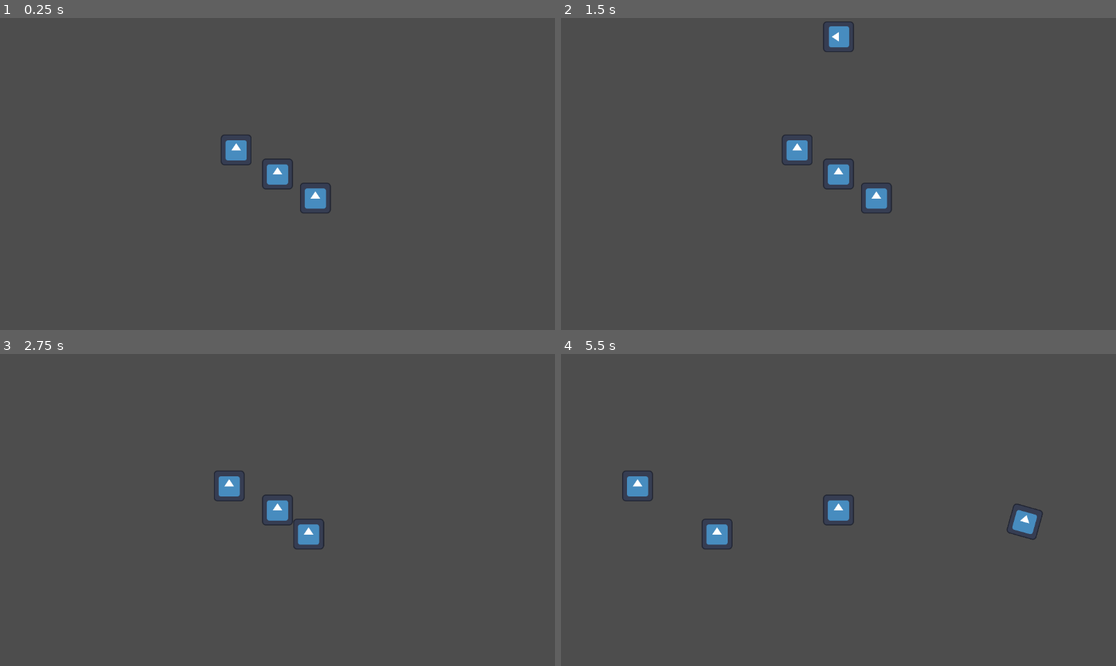
Above: before the commit, frames 1-4 (two rows, left to right).
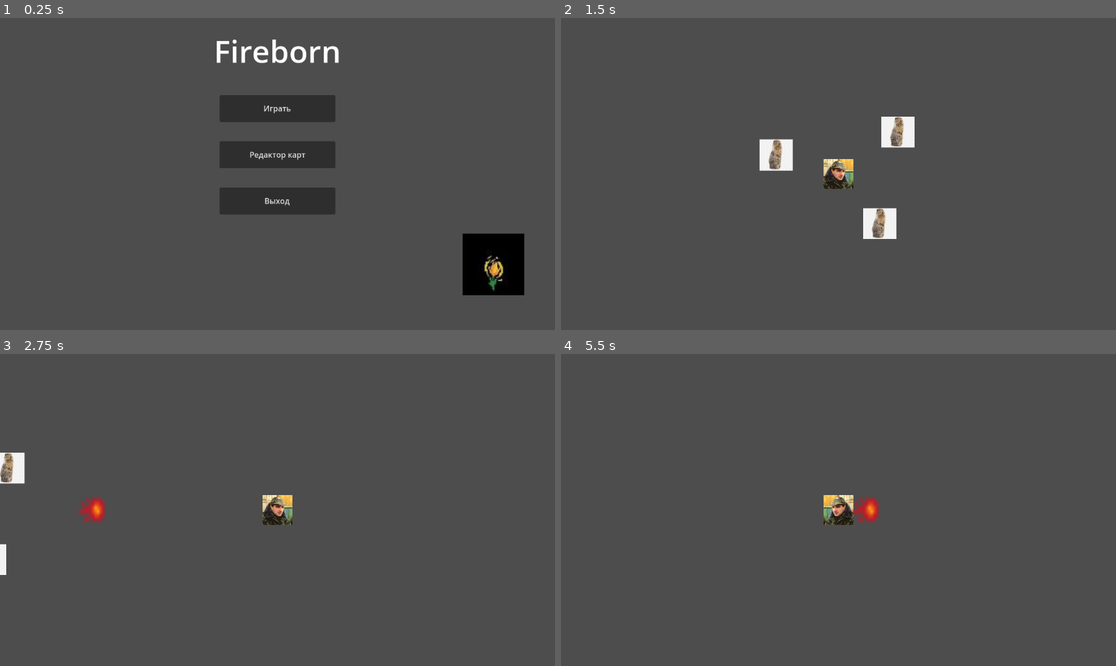
Above: after the commit, the same moments.

Repository: PoIarStar/fireborn
Game: Godot game, scene res://gui/main_menu.tscn
Two runs of this game, one before a commit and one after it. Both use one fixed random seed, a clock stepped at 60 frames per second and the inputs below. Before the commit the project starts from res://levels/basic_level.tscn. The engine's default icon, where the game draws it, is replaced by a stand-in: a white triangle on a blue panel in a dark square.
Inputs (mouse positions are in pixels of both pictures, inside the frame that each line leads up to):
- Up to frame 1 (0.25 s): no input
- Up to frame 2 (1.5 s): click (838, 155) at 0.5 s, where only the run after the commit has a clickable "Редактор карт"; click (838, 108) at 1.25 s, where only the run after the commit has a clickable "Играть"
- Up to frame 3 (2.75 s): tap Enter at 2 s; move the mouse to (277, 510) at 2.02 s; hold Right (ui_right) from 2.03 s (still down); click (277, 510) at 2.17 s
- Up to frame 4 (5.5 s): move the mouse to (871, 534) at 2.77 s; release Right (ui_right) at 2.78 s; hold Down (ui_down) 2.78-3.53 s; click (871, 534) at 2.92 s; move the mouse to (894, 441) at 3.52 s; hold Right (ui_right) 3.53-4.28 s; click (894, 441) at 3.67 s; tap Space at 4.25 s; move the mouse to (810, 572) at 4.27 s; hold Up (ui_up) 4.28-5.03 s; click (810, 572) at 4.42 s; move the mouse to (1005, 556) at 5.02 s; hold Left (ui_left) from 5.03 s (still down); click (1005, 556) at 5.17 s

The runs differ from the first frame. In frame 1, 8.3% of the frame differs, in the area x 39-95%, y 6-89%; in frame 2, 3.2%; in frame 3, 2.1%; in frame 4, 1.8%.

Commit message:
Создано главное меню, пофикшено несколько багов, пара изменений структуры чисто для удобства

Diff:
--- a/Test/archer.tscn
+++ b/Test/archer.tscn
@@ -1,9 +1,26 @@
-[gd_scene load_steps=3 format=3 uid="uid://bxf6t0hyb23xy"]
+[gd_scene load_steps=5 format=3 uid="uid://bxf6t0hyb23xy"]
 
 [ext_resource type="PackedScene" uid="uid://d1v0fvl2xqbws" path="res://core/entities/creatures/player.tscn" id="1_mdiga"]
 [ext_resource type="Script" uid="uid://obnebat4tu7" path="res://Test/archer.gd" id="2_37754"]
+[ext_resource type="Texture2D" uid="uid://bagn8rc2kxqxm" path="res://1806ee8501d5fd5a0721e020ba7f0a1b.jpg" id="3_fwkqc"]
+
+[sub_resource type="SpriteFrames" id="SpriteFrames_b245p"]
+animations = [{
+"frames": [{
+"duration": 1.0,
+"texture": ExtResource("3_fwkqc")
+}],
+"loop": true,
+"name": &"default",
+"speed": 5.0
+}]
 
 [node name="Archer" instance=ExtResource("1_mdiga")]
 script = ExtResource("2_37754")
-max_mana = 0
 max_hp = 20
+
+[node name="anims" parent="." index="2"]
+scale = Vector2(0.248, 0.248)
+sprite_frames = SubResource("SpriteFrames_b245p")
+flip_h = true
+metadata/_edit_group_ = true
--- a/Test/burning.gd
+++ b/Test/burning.gd
@@ -1,5 +1,10 @@
 class_name Burning
 extends RepeatingEffect
+
+
+func _ready() -> void:
+	super._ready()
+	print(lifetime)
 
 
 func on_impact(impact: Impact):
@@ -9,4 +14,7 @@
 			replace = true
 			break
 	if replace:
-		free()
+		queue_free()
+
+func repeat():
+	get_parent().get_parent().handle_damage(2)
--- a/Test/fired_arrow.tscn
+++ b/Test/fired_arrow.tscn
@@ -1,11 +1,28 @@
-[gd_scene load_steps=4 format=3 uid="uid://dyrjk4emulm0"]
+[gd_scene load_steps=6 format=3 uid="uid://dyrjk4emulm0"]
 
 [ext_resource type="PackedScene" uid="uid://dllqptvbpruut" path="res://Test/arrow.tscn" id="1_daike"]
-[ext_resource type="Script" uid="uid://cd6ikgfxonvf8" path="res://fired_arrow.gd" id="2_q7yhn"]
+[ext_resource type="Script" uid="uid://cd6ikgfxonvf8" path="res://Test/fired_arrow.gd" id="2_q7yhn"]
 [ext_resource type="PackedScene" uid="uid://cu0fw2u6xdfum" path="res://Test/burning.tscn" id="3_q7yhn"]
+[ext_resource type="Texture2D" uid="uid://cn2nf0e1wkunm" path="res://fireballs.png" id="4_inprm"]
+
+[sub_resource type="SpriteFrames" id="SpriteFrames_5dffe"]
+animations = [{
+"frames": [{
+"duration": 1.0,
+"texture": ExtResource("4_inprm")
+}],
+"loop": true,
+"name": &"default",
+"speed": 5.0
+}]
 
 [node name="FiredArrow" instance=ExtResource("1_daike")]
 script = ExtResource("2_q7yhn")
 burning = ExtResource("3_q7yhn")
 
+[node name="anims" parent="." index="2"]
+position = Vector2(-1, -1)
+scale = Vector2(10.6667, 16)
+sprite_frames = SubResource("SpriteFrames_5dffe")
+
 [connection signal="mouse_entered" from="InteractionRange" to="." method="_on_interaction_range_mouse_entered"]
--- a/Test/gopher.tscn
+++ b/Test/gopher.tscn
@@ -1,7 +1,27 @@
-[gd_scene load_steps=3 format=3 uid="uid://c8ppibanuhdv"]
+[gd_scene load_steps=5 format=3 uid="uid://c8ppibanuhdv"]
 
 [ext_resource type="PackedScene" uid="uid://cnmdhe1b5g437" path="res://core/entities/creatures/creature.tscn" id="1_3t00j"]
 [ext_resource type="Script" uid="uid://c6dfhcc5necb3" path="res://Test/gopher.gd" id="2_h4opi"]
+[ext_resource type="Texture2D" uid="uid://cld7p87hqh1uo" path="res://i.webp" id="3_h4opi"]
+
+[sub_resource type="SpriteFrames" id="SpriteFrames_exsxy"]
+animations = [{
+"frames": [{
+"duration": 1.0,
+"texture": ExtResource("3_h4opi")
+}],
+"loop": true,
+"name": &"new_animation",
+"speed": 5.0
+}]
 
 [node name="Gopher" instance=ExtResource("1_3t00j")]
 script = ExtResource("2_h4opi")
+max_hp = 20
+
+[node name="anims" parent="." index="2"]
+position = Vector2(1, 1)
+scale = Vector2(0.15, 0.15)
+sprite_frames = SubResource("SpriteFrames_exsxy")
+animation = &"new_animation"
+metadata/_edit_group_ = true
--- a/core/entities/attacks/arrow_attack.gd
+++ b/core/entities/attacks/arrow_attack.gd
@@ -5,7 +5,6 @@
 func activate(attacker: Player, direction: Vector2) -> void:  ## Активирует атаку: задаёт направление, скорость и запускает таймер существования
 	set_team(attacker.team)
 	self.attacker = attacker
-	self.level = attacker.level
 	self.direction = direction
 	rotate(direction.angle())
 	velocity = speed * direction
--- a/core/entities/attacks/attack_entity.gd
+++ b/core/entities/attacks/attack_entity.gd
@@ -15,7 +15,6 @@
 	set_team(attacker.team)
 	self.attacker = attacker
 	self.direction = direction
-	self.level = attacker.level
 	rotate(direction.angle())
 	$LifetimeTimer.start(lifetime)
 
--- a/core/entities/creatures/creature.gd
+++ b/core/entities/creatures/creature.gd
@@ -9,18 +9,24 @@
 var hp: int = max_hp  ## Здоровье существа
 
 var inventory: Inventory = Inventory.new()  ## Инвентарь
-var effects = []  ## Список эффектов
 
 
 func handle_impact(impact: Impact):  ## Обработка эффектов
 	for effect in $Effects.get_children():
 		effect.on_impact(impact)
 
+	for effect in impact.effects:
+		var eff = effect.duplicate()
+		eff.lifetime = effect.lifetime
+		$Effects.add_child(eff)
+
+	handle_damage(impact.damage)
+
+
+
+func handle_damage(damage: int):
 	if hp > 0:
-		hp -= impact.damage
+		hp -= damage
 		if hp <= 0:
 			state.dying()
 			queue_free()
-
-	for effect in impact.effects:
-		$Effects.add_child(effect)
--- a/core/entities/creatures/fighter.gd
+++ b/core/entities/creatures/fighter.gd
@@ -12,11 +12,17 @@
 	if can_attack():
 		var weapon: Weapon = inventory.active_cell.duplicate()  # чтобы не менять характеристики оружия
 
-		for effect: Effect in effects:
+		for effect: Effect in $Effects.get_children():
 			effect.modify_weapon(weapon)
 
 		var attack: AttackEntity = weapon.get_attack()
 		attack.position = self.position
-		self.level.add_child(attack)
+		self.get_parent().add_child(attack)
 		attack.activate(self, target.normalized())
 		$WeaponCooldownTimer.start(inventory.active_cell.cooldown)
+
+
+func behaviour_player() -> void:
+	super.behaviour_player()
+	if Input.is_mouse_button_pressed(MOUSE_BUTTON_LEFT):
+		attack(get_global_mouse_position() - self.global_position)
--- a/core/entities/creatures/player.gd
+++ b/core/entities/creatures/player.gd
@@ -7,9 +7,3 @@
 func _init() -> void:
 	team = Teams.PLAYER
 	speed = 200
-
-
-func main(delta: float):
-	velocity = Input.get_vector("ui_left", "ui_right", "ui_up", "ui_down") * speed
-	if Input.is_mouse_button_pressed(MOUSE_BUTTON_LEFT):
-		attack(get_global_mouse_position() - self.global_position)
--- a/core/entities/creatures/player.tscn
+++ b/core/entities/creatures/player.tscn
@@ -5,8 +5,6 @@
 
 [node name="Player" instance=ExtResource("1_g0u1p")]
 motion_mode = 1
-platform_floor_layers = 4294967041
-platform_wall_layers = 2
 script = ExtResource("2_lr2p1")
 speed = 2000
 
--- a/core/entities/entity.gd
+++ b/core/entities/entity.gd
@@ -3,6 +3,10 @@
 
 ## Базовый класс всех сущностей. Описывает физику и направление анимации. Любое дополнительное поведение должно описываться в функции main()
 
+enum ControlTypes {  ## Тип управления. Отвечает за выбор поведения
+	PLAYER,  ## Игрок. Управление с клавиатуры
+	BOT,  ## Бот. Управление алгоритмом игры
+}
 
 enum Teams{  ## Перечисление всех команд
 	NEUTRAL,  ## Нейтральные существа
@@ -16,7 +20,7 @@
 @onready var state: StateMachine = StateMachine.new(self)  ## Машина состояний
 @export var speed: int = 200  ## Скорость сущности
 @export var team: Teams = Teams.NEUTRAL  ## Команда сущности
-var level  ## Уровень, на котором находится сущность
+@export var control_type: ControlTypes = ControlTypes.BOT
 
 
 func _physics_process(_delta):
@@ -30,8 +34,19 @@
 	main(delta)
 
 
-func main(_delta: float):  ## Функция, задающая поведение сущности
+func behaviour_player() -> void:
+	velocity = Input.get_vector("ui_left", "ui_right", "ui_up", "ui_down").rotated(rotation) * speed
+
+
+func behavior_bot() -> void:
 	pass
+
+
+func main(_delta: float):
+	if control_type == ControlTypes.PLAYER:
+		behaviour_player()
+	else:
+		behavior_bot()
 
 
 func set_team(team: Teams):  ## Сеттер. Устанавливает команду
@@ -43,8 +58,8 @@
 
 
 func _on_mouse_entered() -> void:
-	level.cursor = self
+	get_parent().cursor = self
 
 
 func _on_mouse_exited() -> void:
-	level.cursor = null
+	get_parent().cursor = null
--- /dev/null
+++ b/core/level.gd
@@ -0,0 +1,14 @@
+class_name Level
+extends Node2D
+
+var player: Player
+var global_time: int
+var cursor: Entity
+
+
+func _ready() -> void:
+	$Debugger.level = self
+
+
+func _on_tick_timeout() -> void:
+	global_time += 1
--- /dev/null
+++ b/core/level.tscn
@@ -0,0 +1,16 @@
+[gd_scene load_steps=3 format=3 uid="uid://hh64wnmlocil"]
+
+[ext_resource type="Script" uid="uid://c5awc47kd7vfc" path="res://core/level.gd" id="1_3gp33"]
+[ext_resource type="PackedScene" uid="uid://c1pllsmgwhfjm" path="res://core/debug/debugger.tscn" id="2_qy6ut"]
+
+[node name="Level" type="Node2D"]
+script = ExtResource("1_3gp33")
+
+[node name="Debugger" parent="." instance=ExtResource("2_qy6ut")]
+
+[node name="Tick" type="Timer" parent="."]
+autostart = true
+
+[node name="TileMapLayer" type="TileMapLayer" parent="."]
+
+[connection signal="timeout" from="Tick" to="." method="_on_tick_timeout"]
--- /dev/null
+++ b/core/other/effects/base_effect.gd
@@ -0,0 +1,17 @@
+class_name BaseEffect
+extends Node
+
+func applying():  ## действие эффекта при наложении
+	pass
+
+
+func removing():  ## действие эффекта при снятии/окончании
+	pass
+
+
+func on_impact(impact: Impact):  ## влияние эффекта на воздействие атаки
+	pass
+
+
+func modify_weapon(weapon: Weapon):  ## влияние на оружие при атаке
+	pass
--- /dev/null
+++ b/core/other/effects/base_effect.tscn
@@ -0,0 +1,6 @@
+[gd_scene load_steps=2 format=3 uid="uid://dwyrxhtyceviu"]
+
+[ext_resource type="Script" uid="uid://bviqoahp2nk3t" path="res://core/other/effects/base_effect.gd" id="1_w800v"]
+
+[node name="BaseEffect" type="Node"]
+script = ExtResource("1_w800v")
--- a/core/other/effects/effect.gd
+++ b/core/other/effects/effect.gd
@@ -1,5 +1,5 @@
 class_name Effect
-extends Node
+extends BaseEffect
 
 ## Эффект - накладывается на существо и оказывает определённое влияние на его характеристики
 
@@ -10,11 +10,8 @@
 }
 
 
-var lifetime: int
+var lifetime: int ## продолжительность жизни эффекта
 var overlay_type: OverlayTypes = OverlayTypes.REPLACEABLE  ## тип перекрытия
-var creature: Creature  ## существо, на которое наложен эффект
-
-#var negative_effects: Array[Effect]
 
 func set_lifetime(lifetime: int = 1):
 	self.lifetime = lifetime
@@ -25,21 +22,6 @@
 	$LifetimeTimer.start(lifetime)
 
 
-func applying():  ## действие эффекта при наложении
-	pass
-
-
-func removing():  ## действие эффекта при снятии/окончании
-	pass
-
-
-func on_impact(impact: Impact):  ## влияние эффекта на воздействие атаки
-	pass
-
-
-func modify_weapon(weapon: Weapon):  ## влияние на оружие при атаке
-	pass
-
 
 func _on_lifetime_timer_timeout() -> void:
 	removing()
--- a/core/structures/impact.tscn
+++ /dev/null
@@ -1,6 +0,0 @@
-[gd_scene load_steps=2 format=3 uid="uid://cq3hp2j3nhy2l"]
-
-[ext_resource type="Script" uid="uid://bfep8e76yh1y7" path="res://core/structures/impact.gd" id="1_fiwmg"]
-
-[node name="Impact" type="Node"]
-script = ExtResource("1_fiwmg")
--- /dev/null
+++ b/gui/main_menu.gd
@@ -0,0 +1,10 @@
+class_name MainMenu
+extends Control
+
+
+func _on_button_exit_pressed() -> void:
+	get_tree().quit()
+
+
+func _on_button_play_pressed() -> void:
+	get_tree().change_scene_to_file("res://levels/test_level.tscn")
--- /dev/null
+++ b/gui/main_menu.tscn
@@ -0,0 +1,62 @@
+[gd_scene load_steps=4 format=3 uid="uid://cfkfljywwofov"]
+
+[ext_resource type="Script" uid="uid://b6qy1nnpwnmdb" path="res://gui/main_menu.gd" id="1_reecx"]
+[ext_resource type="Texture2D" uid="uid://6ykrj1vhaa6x" path="res://photo_2025-04-12_18-23-17.jpg" id="2_xkvi0"]
+
+[sub_resource type="LabelSettings" id="LabelSettings_xkvi0"]
+font_size = 64
+
+[node name="MainMenu" type="Control"]
+layout_mode = 3
+anchors_preset = 15
+anchor_right = 1.0
+anchor_bottom = 1.0
+grow_horizontal = 2
+grow_vertical = 2
+script = ExtResource("1_reecx")
+
+[node name="Label" type="Label" parent="."]
+layout_mode = 0
+offset_left = 440.0
+offset_top = 24.0
+offset_right = 712.0
+offset_bottom = 112.0
+text = "Fireborn"
+label_settings = SubResource("LabelSettings_xkvi0")
+horizontal_alignment = 1
+vertical_alignment = 1
+
+[node name="ButtonPlay" type="Button" parent="."]
+layout_mode = 0
+offset_left = 456.0
+offset_top = 160.0
+offset_right = 696.0
+offset_bottom = 216.0
+text = "Играть"
+
+[node name="ButtonEditor" type="Button" parent="."]
+layout_mode = 0
+offset_left = 456.0
+offset_top = 256.0
+offset_right = 696.0
+offset_bottom = 312.0
+text = "Редактор карт"
+
+[node name="ButtonExit" type="Button" parent="."]
+layout_mode = 0
+offset_left = 456.0
+offset_top = 352.0
+offset_right = 696.0
+offset_bottom = 408.0
+text = "Выход"
+
+[node name="TextureRect" type="TextureRect" parent="."]
+layout_mode = 0
+offset_left = 960.0
+offset_top = 448.0
+offset_right = 1088.0
+offset_bottom = 576.0
+texture = ExtResource("2_xkvi0")
+
+[connection signal="pressed" from="ButtonPlay" to="." method="_on_button_play_pressed"]
+[connection signal="pressed" from="ButtonExit" to="." method="_on_button_exit_pressed"]
--- a/levels/basic_level.gd
+++ /dev/null
@@ -1,36 +0,0 @@
-class_name Level
-extends Node2D
-
-
-var player: Player
-var global_time: int
-var cursor: Entity
-
-
-func _init() -> void:
-	self.player = preload("res://Test/archer.tscn").instantiate()
-	self.player.position = global_position
-	player.level = self
-	add_child(self.player)
-	player.team = Entity.Teams.PLAYER
-
-
-	var arr = [Vector2(100, 100), Vector2(-200, -100)]
-
-	for i in arr:
-		var creat: Creature = preload("res://Test/gopher.tscn").instantiate()
-		creat.set_team(Entity.Teams.NEUTRAL)
-		creat.position = position + i
-		creat.level = self
-		add_child(creat)
-
-	for i in get_children():
-		print(i)
-
-
-func _ready() -> void:
-	$Debugger.level = self
-
-
-func _on_tick_timeout() -> void:
-	global_time += 1
--- a/levels/basic_level.tscn
+++ /dev/null
@@ -1,14 +0,0 @@
-[gd_scene load_steps=3 format=3 uid="uid://c5p7yquqkd1ef"]
-
-[ext_resource type="Script" uid="uid://c6yatwgvmb0r2" path="res://levels/basic_level.gd" id="1_jxqax"]
-[ext_resource type="PackedScene" uid="uid://c1pllsmgwhfjm" path="res://core/debug/debugger.tscn" id="2_x83mk"]
-
-[node name="Level" type="Node2D"]
-script = ExtResource("1_jxqax")
-
-[node name="Debugger" parent="." instance=ExtResource("2_x83mk")]
-
-[node name="Tick" type="Timer" parent="."]
-autostart = true
-
-[connection signal="timeout" from="Tick" to="." method="_on_tick_timeout"]
--- /dev/null
+++ b/levels/test_level.gd
@@ -0,0 +1,9 @@
+class_name TestLevel
+extends Level
+
+
+func _init() -> void:
+
+
+	for i in get_children():
+		print(i)
--- /dev/null
+++ b/levels/test_level.tscn
@@ -0,0 +1,24 @@
+[gd_scene load_steps=5 format=3 uid="uid://dtgbnj1iwi24g"]
+
+[ext_resource type="PackedScene" uid="uid://hh64wnmlocil" path="res://core/level.tscn" id="1_46lwt"]
+[ext_resource type="Script" uid="uid://c6yatwgvmb0r2" path="res://levels/test_level.gd" id="1_x25rp"]
+[ext_resource type="PackedScene" uid="uid://c8ppibanuhdv" path="res://Test/gopher.tscn" id="3_gmgay"]
+[ext_resource type="PackedScene" uid="uid://bxf6t0hyb23xy" path="res://Test/archer.tscn" id="4_w7r7j"]
+
+[node name="TestLevel" instance=ExtResource("1_46lwt")]
+script = ExtResource("1_x25rp")
+
+[node name="Gophery" parent="." index="3" instance=ExtResource("3_gmgay")]
+position = Vector2(246, -175)
+
+[node name="Gophery2" parent="." index="4" instance=ExtResource("3_gmgay")]
+position = Vector2(170, 205)
+
+[node name="Gophery3" parent="." index="5" instance=ExtResource("3_gmgay")]
+position = Vector2(-259, -80)
+
+[node name="Archer" parent="." index="6" instance=ExtResource("4_w7r7j")]
+platform_floor_layers = 4294967041
+platform_wall_layers = 2
+team = 2
+control_type = 0
--- a/project.godot
+++ b/project.godot
@@ -11,13 +11,17 @@
 [application]
 
 config/name="Fireborn"
-run/main_scene="uid://c5p7yquqkd1ef"
+run/main_scene="uid://cfkfljywwofov"
 config/features=PackedStringArray("4.4", "Forward Plus")
 config/icon="res://icon.svg"
 
 [dotnet]
 
 project/assembly_name="Fireborn"
+
+[editor]
+
+movie_writer/movie_file="C:/Users/Flat/godot-projects/fb-test-24-01-26.avi"
 
 [input]
 
Binary file added: 1806ee8501d5fd5a0721e020ba7f0a1b.jpg
Not shown, added: 1806ee8501d5fd5a0721e020ba7f0a1b.jpg.import
Renamed: fired_arrow.gd -> Test/fired_arrow.gd
Renamed: fired_arrow.gd.uid -> Test/fired_arrow.gd.uid
Not shown, added: core/level.gd.uid
Not shown, added: core/other/effects/base_effect.gd.uid
Not shown, changed: export_presets.cfg
Binary file added: fireballs.png
Not shown, added: fireballs.png.import
Not shown, added: gui/main_menu.gd.uid
Binary file added: i.webp
Not shown, added: i.webp.import
(and 3 more such lines)
